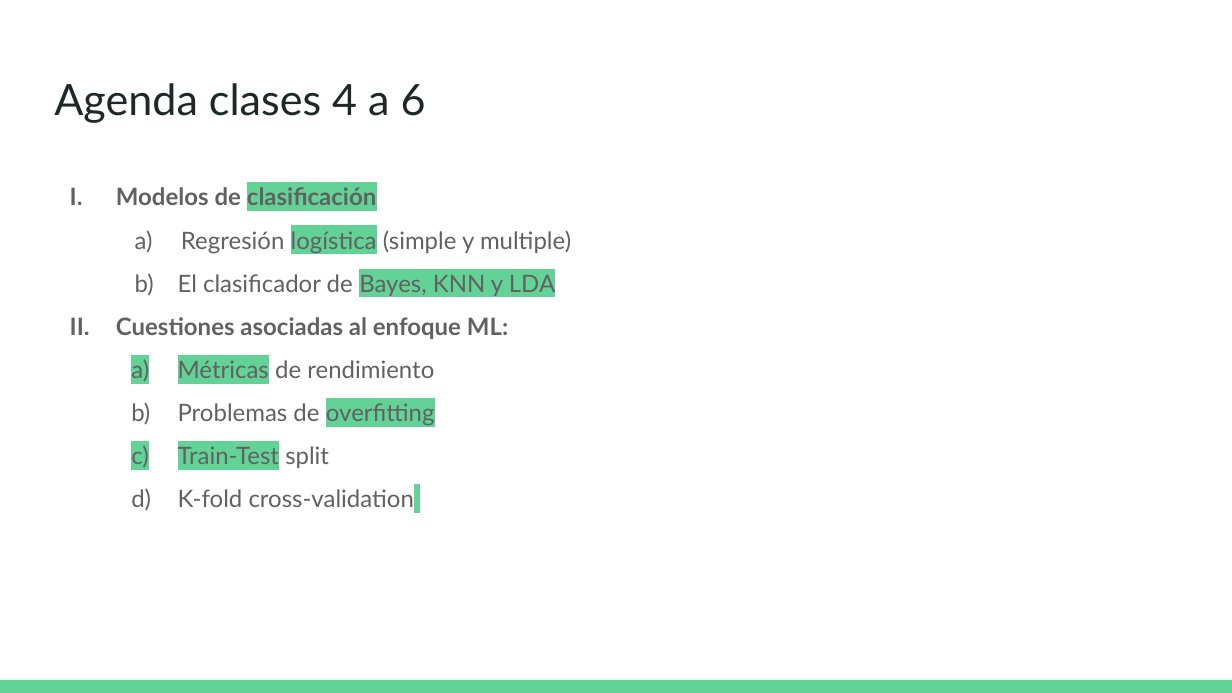
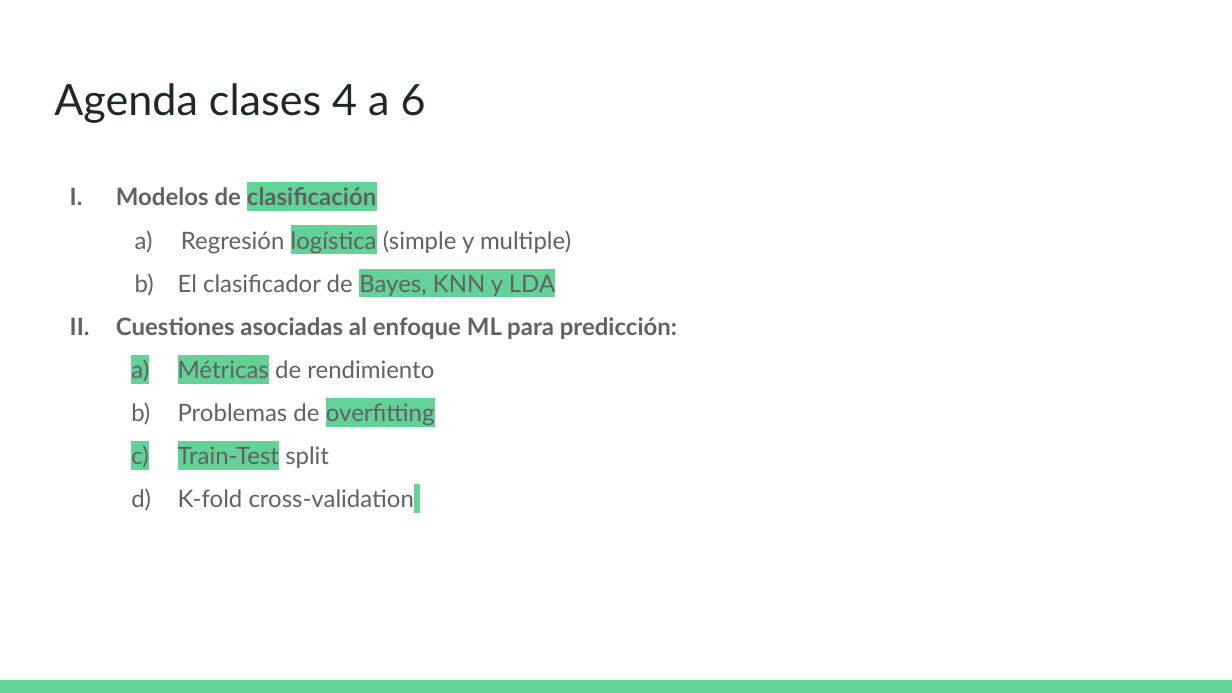
Before and after one commit to DCSCyHD/2023_modulo_3, a slide deck: slide 3 of clase4/teoricas_4a6.pptx. Drawn at 1232x693 pixels with LibreOffice and Linux fonts; fonts in the diff are those of the drawing. Boxes give left, top, right and bottom in pixels: in the first picture for what was removed or moved away, otherwise in the second. Text is boxed around its words. In the diff, an @@ line names an element or a change of style, - is before the commit and + after.

Commit message:
clase 4

```diff
--- a/clase4/teoricas_4a6.pptx
+++ b/clase4/teoricas_4a6.pptx
@@ text at box(116, 317, 677, 339): text changed @@
-II. Cuestiones asociadas al enfoque ML:
+II. Cuestiones asociadas al enfoque ML para predicción:
```
Also in this commit, not shown: 8 other slides changed, 5 other files.
